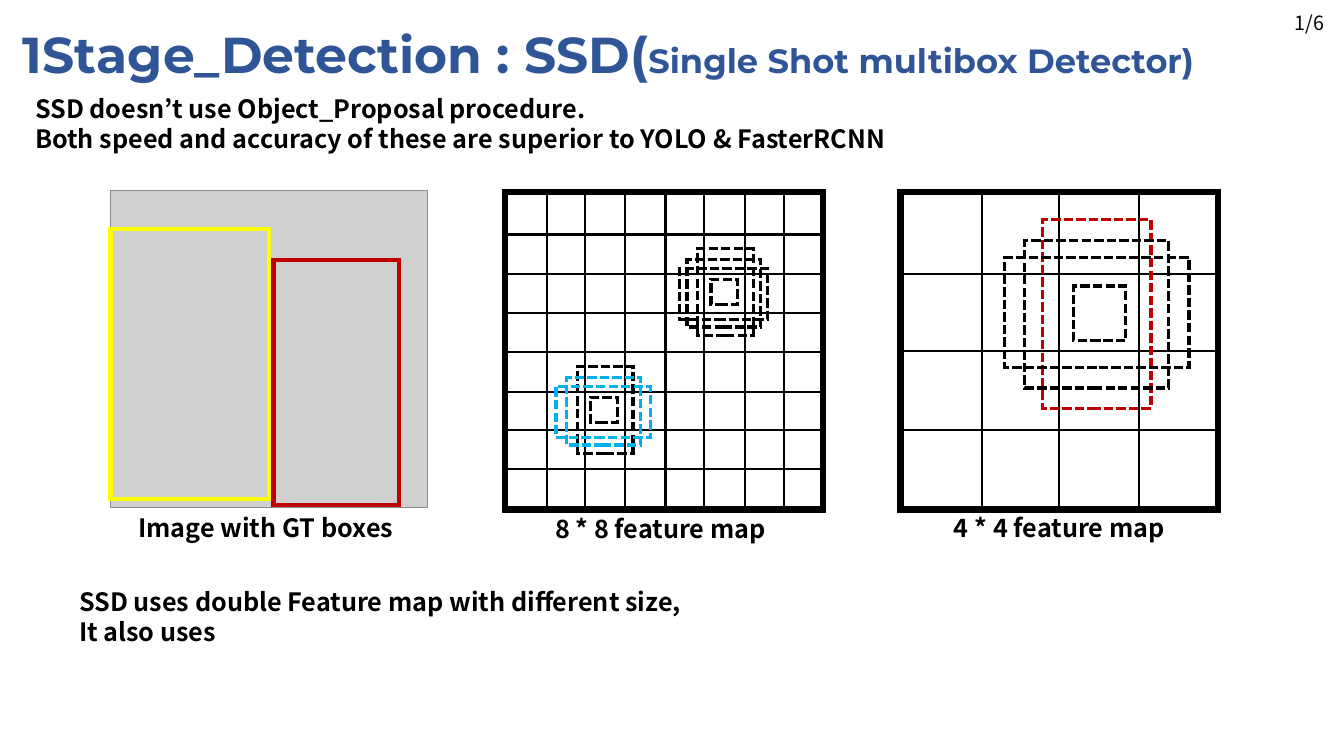
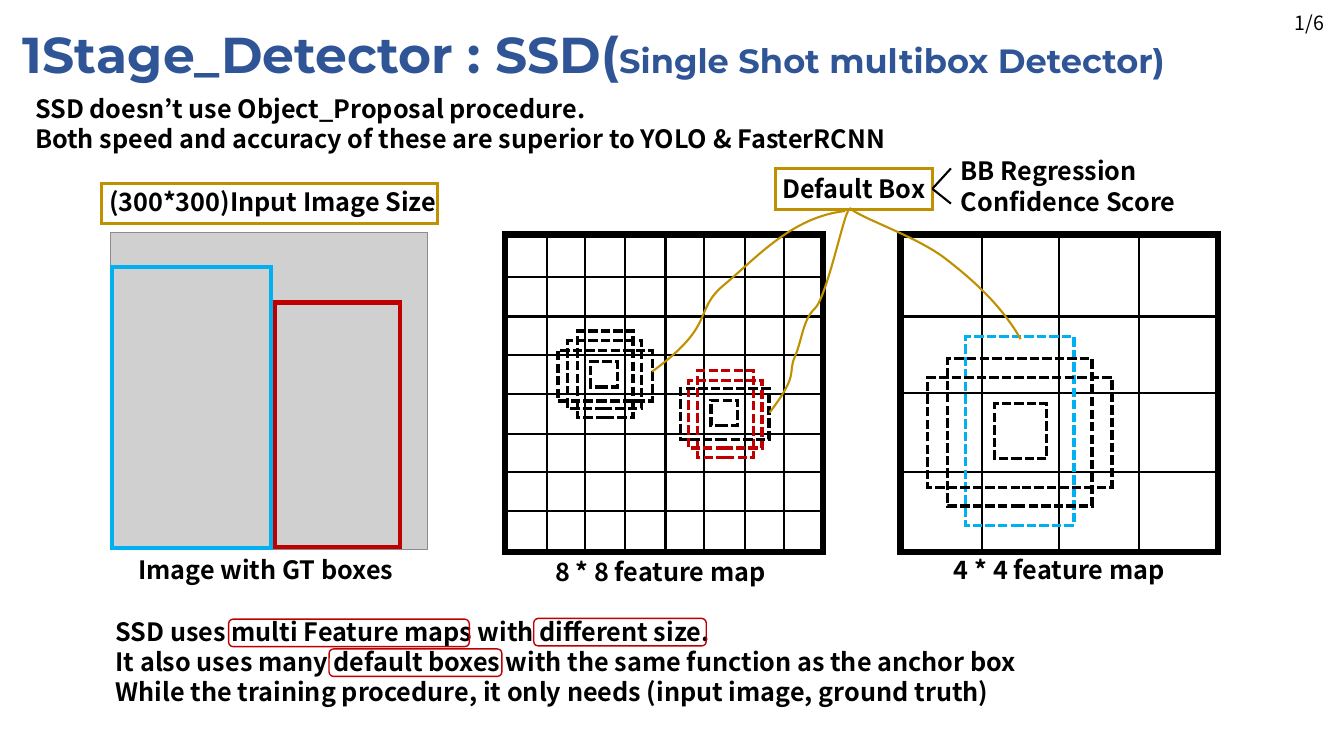
Before and after one commit to JaeHyung-Jung/Seminar_Deeplearning, a slide deck: slide 6 of 2nd_week/Seminar_2nd_week_1Stage.pptx. Drawn at 1344x756 pixels with LibreOffice and Linux fonts; fonts in the diff are those of the drawing; grey boxes stand for pictures. Boxes give left, top, right and bottom in pixels: in the first picture for what was removed or moved away, otherwise in the second. Text is boxed around its words. In the diff, an @@ line names an element or a change of style, - is before the commit and + after.

```diff
--- a/2nd_week/Seminar_2nd_week_1Stage.pptx
+++ b/2nd_week/Seminar_2nd_week_1Stage.pptx
@@ text at [23, 35, 1165, 83]: text changed @@
-1Stage_Detection : SSD(Single Shot multibox Detector)
+1Stage_Detector : SSD(Single Shot multibox Detector)
@@ rectangle added at [775, 168, 933, 209], outline #BF9000 2.25 pt @@
@@ text added at [782, 177, 925, 199], 18 pt, text #000000, bold @@
+Default Box
@@ line added from (933, 189) to (951, 168), #000000 1.5 pt @@
@@ text added at [961, 159, 1175, 212], 18 pt, text #000000, bold @@
+BB Regression
+Confidence Score
@@ rectangle added at [102, 184, 438, 224], outline #BF9000 2.25 pt @@
@@ text added at [109, 186, 437, 218], 18 pt, text #000000, bold @@
+(300*300)Input Image Size
@@ freeform shape added at [850, 208, 1021, 339], outline #BF9000 1.5 pt @@
@@ line added from (933, 189) to (951, 204), #000000 1.5 pt @@
@@ freeform shape added at [652, 211, 846, 371], outline #BF9000 1.5 pt @@
@@ freeform shape added at [770, 211, 849, 412], outline #BF9000 1.5 pt @@
@@ rectangle: place and size @@
-rectangle at [111, 229, 269, 499]
+rectangle at [112, 267, 270, 548]
@@ rectangle at [112, 267, 270, 548]: outline #FFFF00 3 pt to #00B0F0 3 pt @@
@@ 17 lines, 3 rectangles, 2 texts, 1 picture: place and size @@
-17 lines, 3 rectangles, 2 texts, 1 picture at [111, 191, 1218, 543]
+17 lines, 3 rectangles, 2 texts, 1 picture at [111, 233, 1218, 585]
@@ 3 lines, 1 text: place and size @@
-3 lines, 1 text at [505, 274, 1218, 544]
+3 lines, 1 text at [505, 317, 1218, 587]
@@ 4 rectangles: place and size @@
-4 rectangles at [557, 367, 651, 454]
+4 rectangles at [559, 331, 653, 417]
@@ rectangle at [559, 351, 653, 401]: outline #00B0F0 2.25 pt dashed to #000000 2.25 pt dashed @@
@@ rectangle at [568, 341, 641, 408]: outline #00B0F0 2.25 pt dashed to #000000 2.25 pt dashed @@
@@ rectangle: place and size @@
-rectangle at [1025, 241, 1170, 388]
+rectangle at [948, 359, 1092, 506]
@@ rectangle: place and size @@
-rectangle at [1044, 220, 1151, 408]
+rectangle at [966, 337, 1074, 525]
@@ rectangle at [966, 337, 1074, 525]: outline #C00000 2.25 pt dashed to #00B0F0 2.25 pt dashed @@
@@ rectangle at [689, 380, 762, 448]: outline #000000 2.25 pt dashed to #C00000 2.25 pt dashed @@
@@ 4 rectangles: place and size @@
-4 rectangles at [680, 249, 768, 336]
+4 rectangles at [681, 371, 769, 458]
@@ rectangle at [698, 371, 753, 458]: outline #000000 2.25 pt dashed to #C00000 2.25 pt dashed @@
@@ rectangle: place and size @@
-rectangle at [1005, 258, 1190, 368]
+rectangle at [929, 377, 1113, 487]
@@ rectangle: place and size @@
-rectangle at [1074, 286, 1126, 341]
+rectangle at [995, 404, 1048, 459]
@@ text at [116, 617, 1015, 707]: text changed @@
-SSD uses double Feature map with different size,
-It also uses
+SSD uses multi Feature maps with different size.
+It also uses many default boxes with the same function as the anchor box
+While the training procedure, it only needs (input image, ground truth)
@@ rounded rectangle added at [229, 619, 470, 646], outline #C00000 1 pt @@
@@ rounded rectangle added at [534, 618, 707, 645], outline #C00000 1 pt @@
@@ rounded rectangle added at [329, 649, 501, 677], outline #C00000 1 pt @@
```
Also in this commit, not shown: 7 other slides changed, 4 slides added, 2 slides removed.
